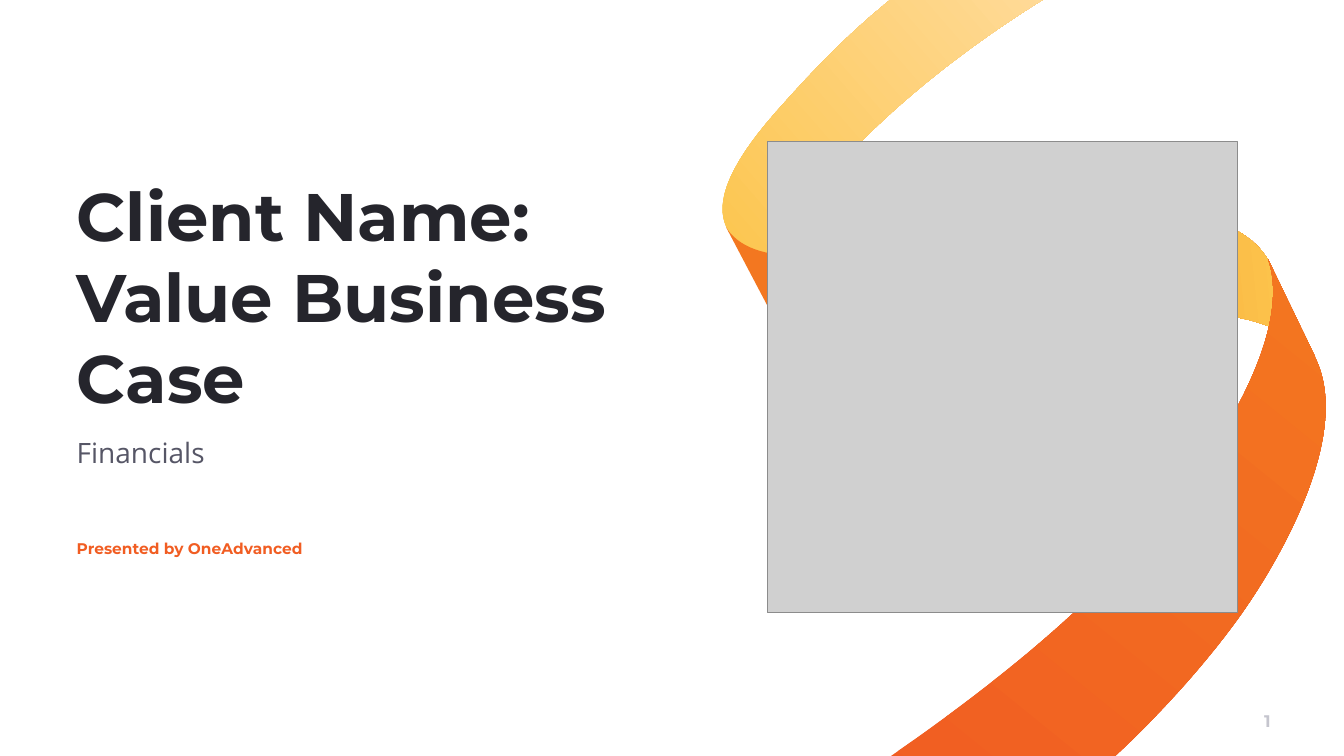
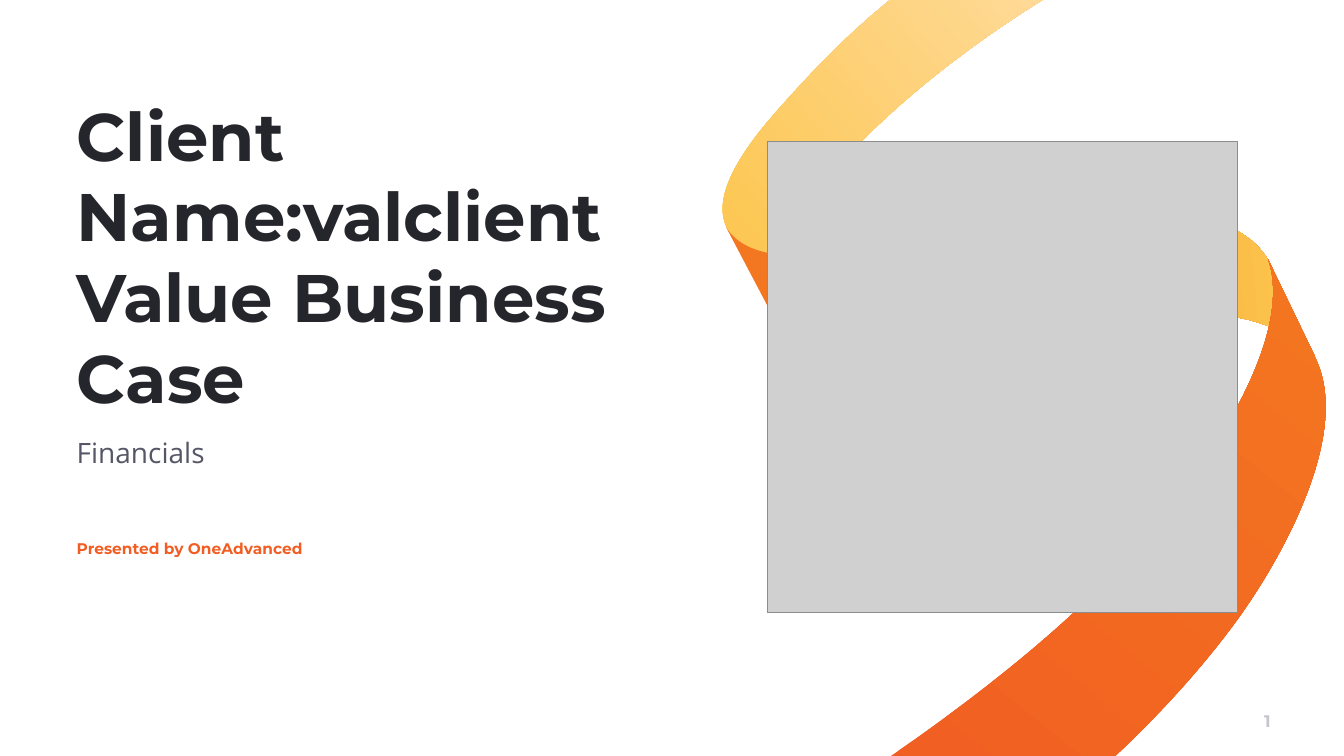
Before and after one commit to muratozdemirpiblo/ppt-api, a slide deck: slide 1 of sales.pptx. Drawn at 1344x756 pixels with LibreOffice and Linux fonts; fonts in the diff are those of the drawing; grey boxes stand for pictures; background and template pictures are left out. Boxes give left, top, right and bottom in pixels: in the first picture for what was removed or moved away, otherwise in the second. Text is boxed around its words. In the diff, an @@ line names an element or a change of style, - is before the commit and + after.

```diff
--- a/sales.pptx
+++ b/sales.pptx
@@ title at <box>77,108,606,404</box>: text changed @@
-Client Name: Value Business Case
+Client Name:valclient Value Business Case
```
Also in this commit, not shown: 3 other slides changed, 7 other files.
